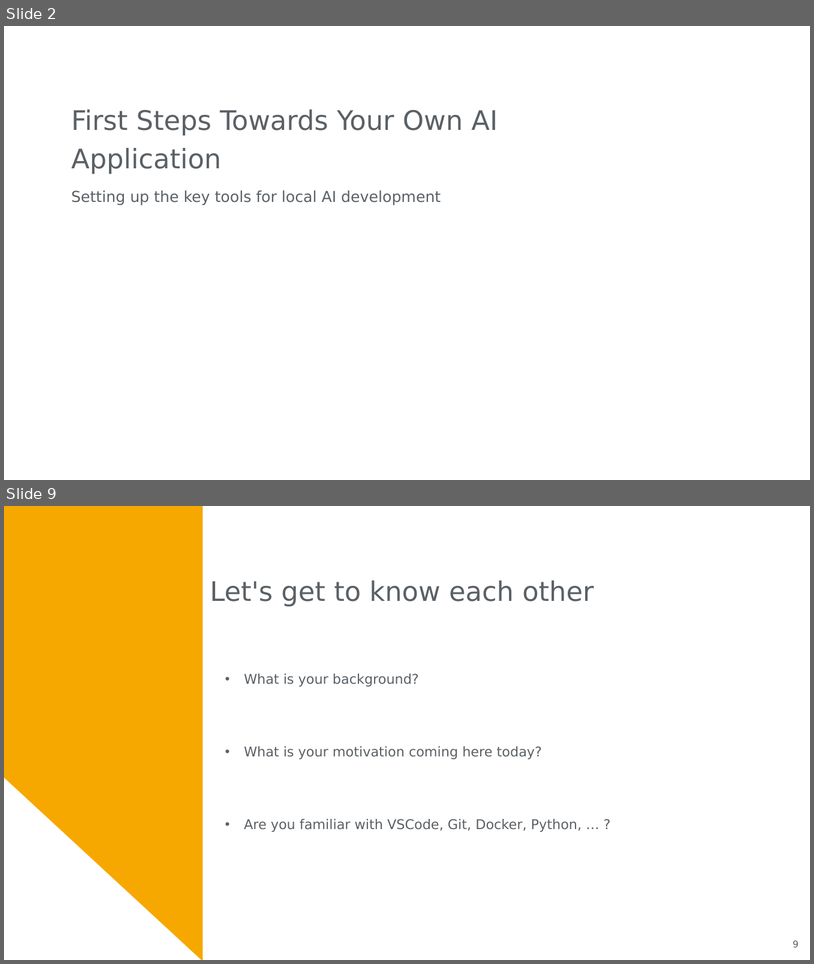
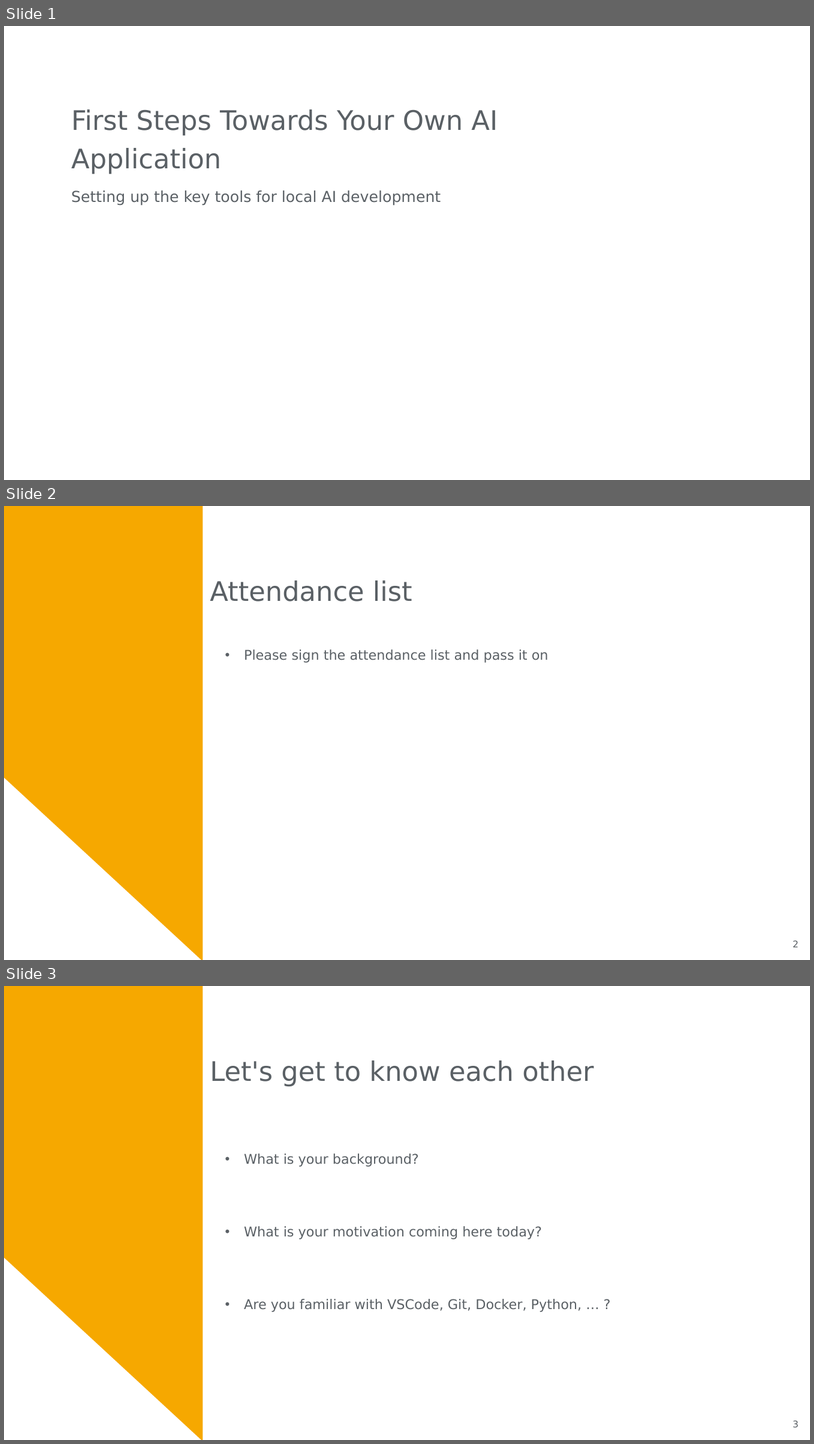
Before and after one commit to aihpi/workshop-getting-started, a slide deck: 03_workshop/slides/slides_english.pptx. Shown one above the other, each under a label of ours: slides 2 and 9 before the commit, slides 1, 2 and 3 after it; the slides between them are not shown. The pictures are 814x964 and 814x1444 pixels, drawn with LibreOffice and Linux fonts; fonts in the diff are those of the drawing; background and template pictures are left out. Boxes give left, top, right and bottom in pixels: in the first picture for what was removed or moved away, otherwise in the second. Text is boxed around its words. In the diff, an @@ line names an element or a change of style, - is before the commit and + after.

```diff
--- a/03_workshop/slides/slides_english.pptx
+++ b/03_workshop/slides/slides_english.pptx
@@ slide 2 added at [4,506,810,960], background #F6A800; not listed: 2 template elements that a slide beside it also shows @@
@@ title added at [210,580,413,601], 32 pt, text #5A6065 @@
+Attendance list
@@ text added at [244,649,549,663], 16 pt, text #5A6065 @@
+• Please sign the attendance list and pass it on
@@ page number added at [793,940,799,947], 11 pt, text #5A6065 @@
+2
@@ what was slide 2 is now slide 1 @@
@@ what was slide 9 is now slide 3 @@
@@ page number at [793,1420,799,1427]: text changed @@
-9
+3
```
Also in this commit, not shown: 1 slide changed, 3 other files.
